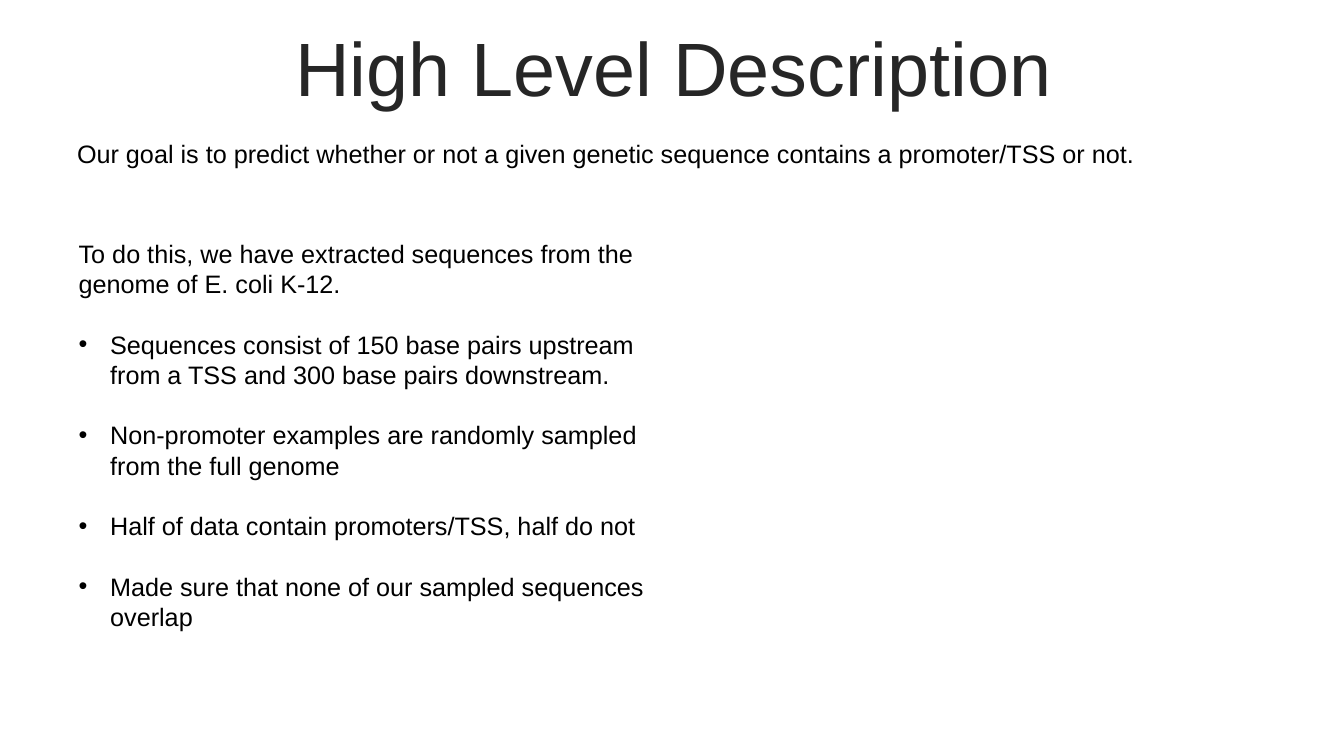
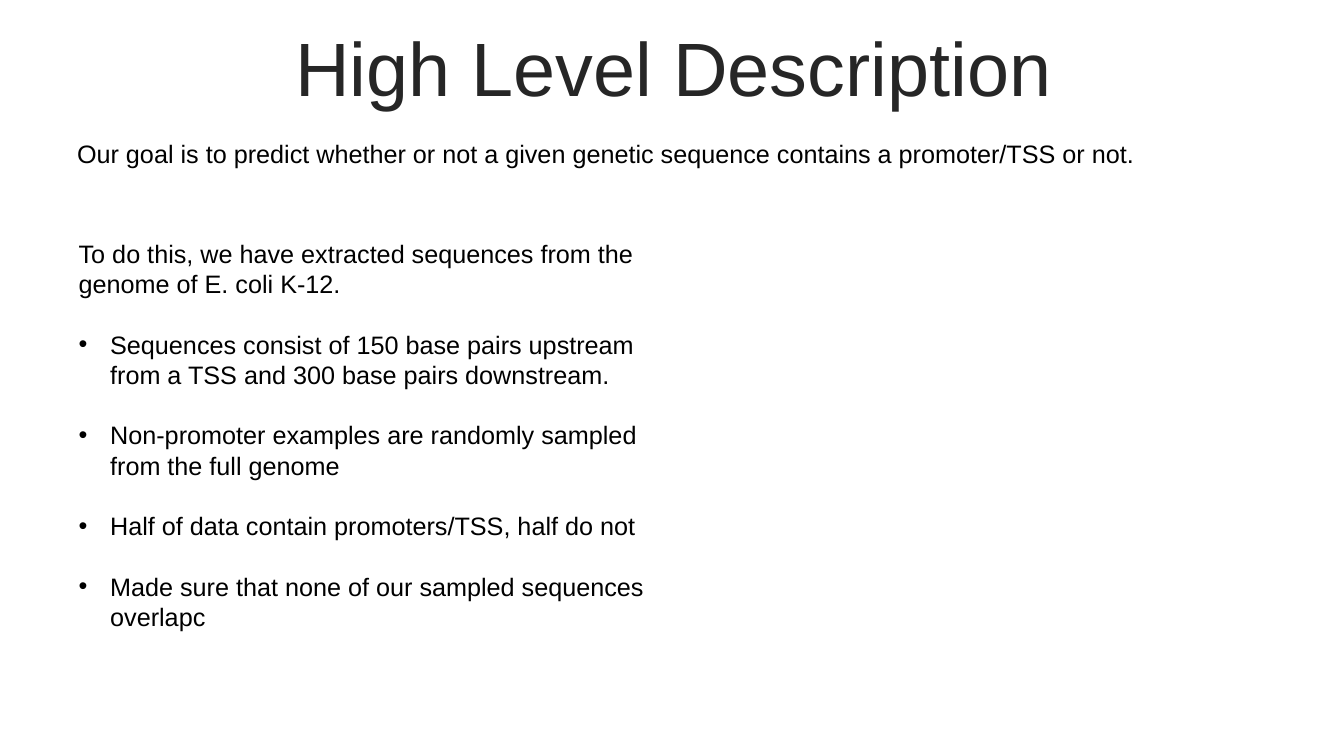
Before and after one commit to jokesire/CSCI4314_FinalProject, a slide deck: slide 6 of Presentation1.pptx. Drawn at 1344x756 pixels with LibreOffice and Linux fonts; fonts in the diff are those of the drawing. Boxes give left, top, right and bottom in pixels: in the first picture for what was removed or moved away, otherwise in the second. Text is boxed around its words. In the diff, an @@ line names an element or a change of style, - is before the commit and + after.

```diff
--- a/Presentation1.pptx
+++ b/Presentation1.pptx
@@ text at [110,577,644,632]: text changed @@
-• Made sure that none of our sampled sequences overlap
+• Made sure that none of our sampled sequences overlapc
```
Also in this commit, not shown: 2 other slides changed.
